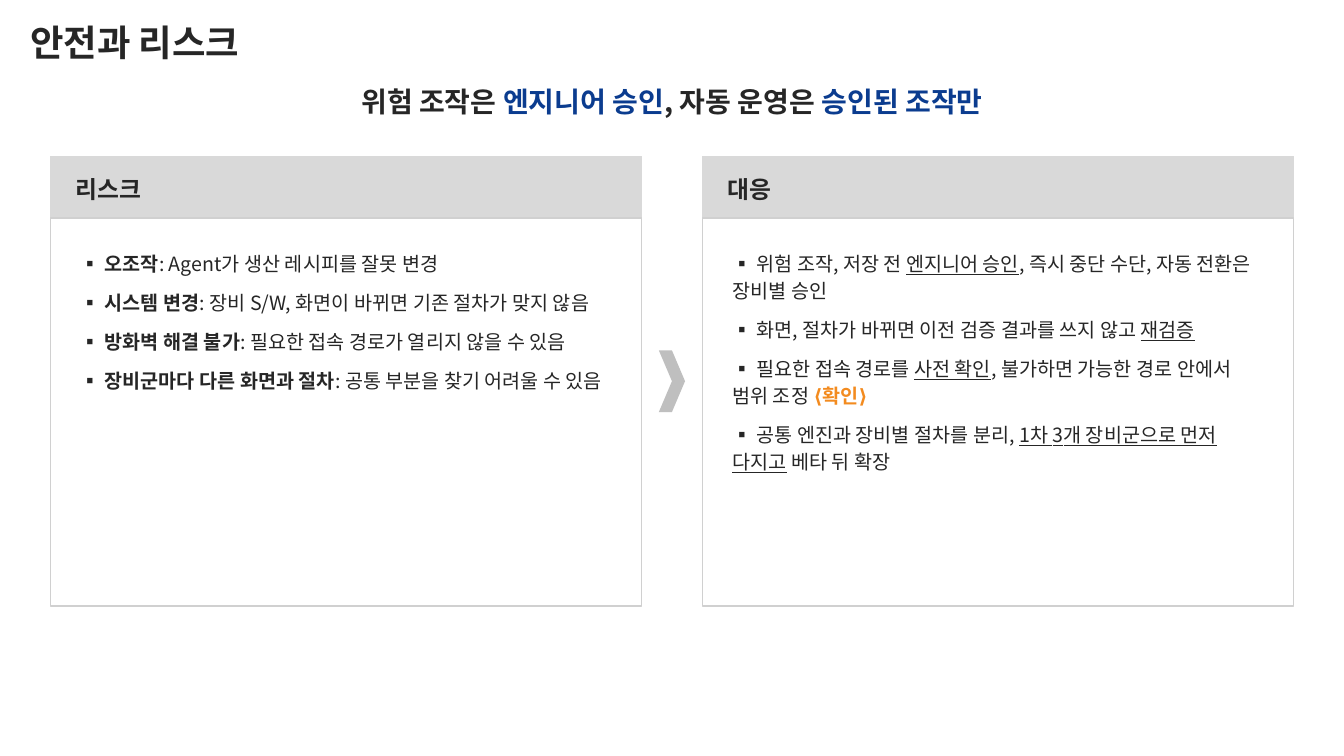
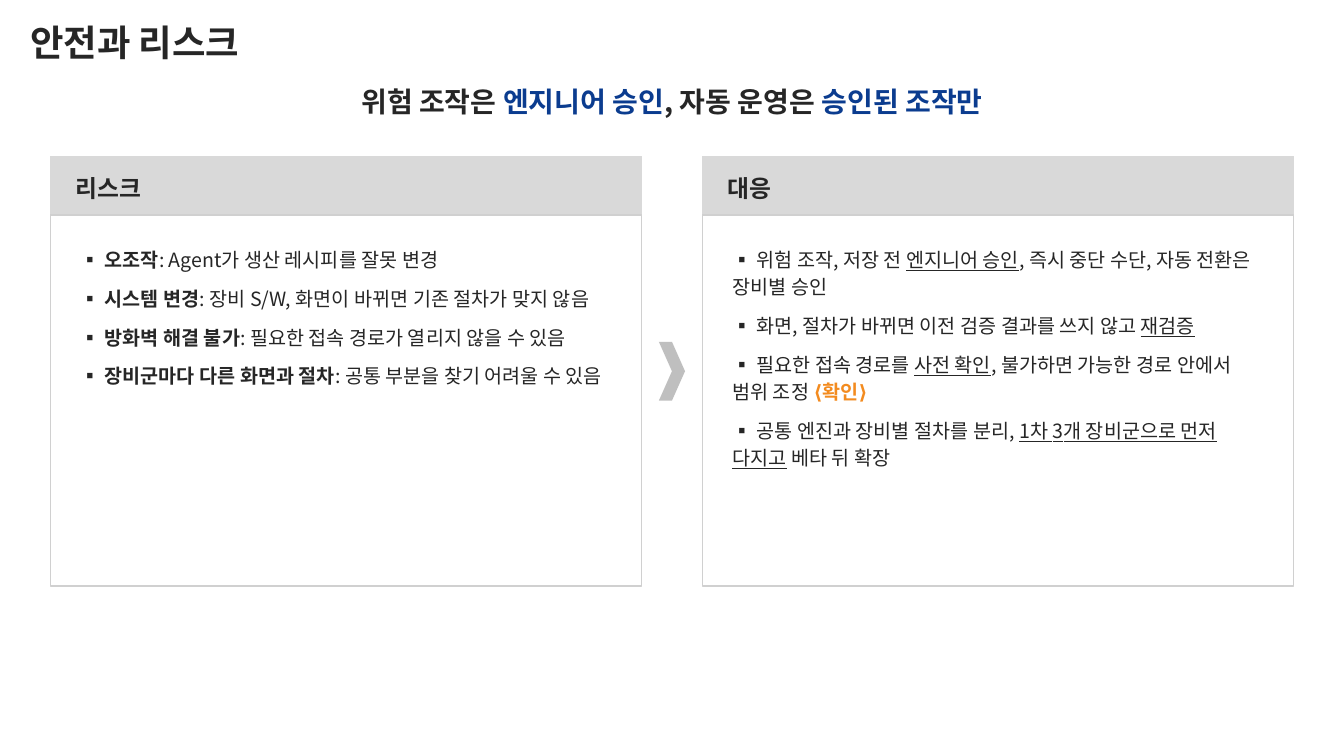
Before and after one commit to DarrenKoi/pm_notes, a slide deck: slide 9 of my-task/arc-tf/deliverables/arc-tf-proposal.pptx. Drawn at 1344x756 pixels with LibreOffice and Linux fonts; fonts in the diff are those of the drawing. Boxes give left, top, right and bottom in pixels: in the first picture for what was removed or moved away, otherwise in the second. Text is boxed around its words. In the diff, an @@ line names an element or a change of style, - is before the commit and + after.

```diff
--- a/my-task/arc-tf/deliverables/arc-tf-proposal.pptx
+++ b/my-task/arc-tf/deliverables/arc-tf-proposal.pptx
@@ rectangle: place and size @@
-rectangle at box(50, 218, 642, 606)
+rectangle at box(50, 215, 642, 586)
@@ rectangle: place and size @@
-rectangle at box(703, 218, 1295, 606)
+rectangle at box(703, 215, 1295, 586)
@@ text "▪ 오조작: Agent가 생산 레시피를 ...": place and size @@
-text "▪ 오조작: Agent가 생산 레시피를 ..." at box(105, 254, 602, 390)
+text "▪ 오조작: Agent가 생산 레시피를 ..." at box(105, 250, 602, 385)
@@ text "▪ 위험 조작, 저장 전 ...": place and size @@
-text "▪ 위험 조작, 저장 전 ..." at box(732, 254, 1251, 473)
+text "▪ 위험 조작, 저장 전 ..." at box(732, 250, 1251, 469)
@@ chevron: place and size @@
-chevron at box(659, 351, 686, 412)
+chevron at box(659, 342, 686, 400)
```
Also in this commit, not shown: 8 other slides changed, 4 other files.
